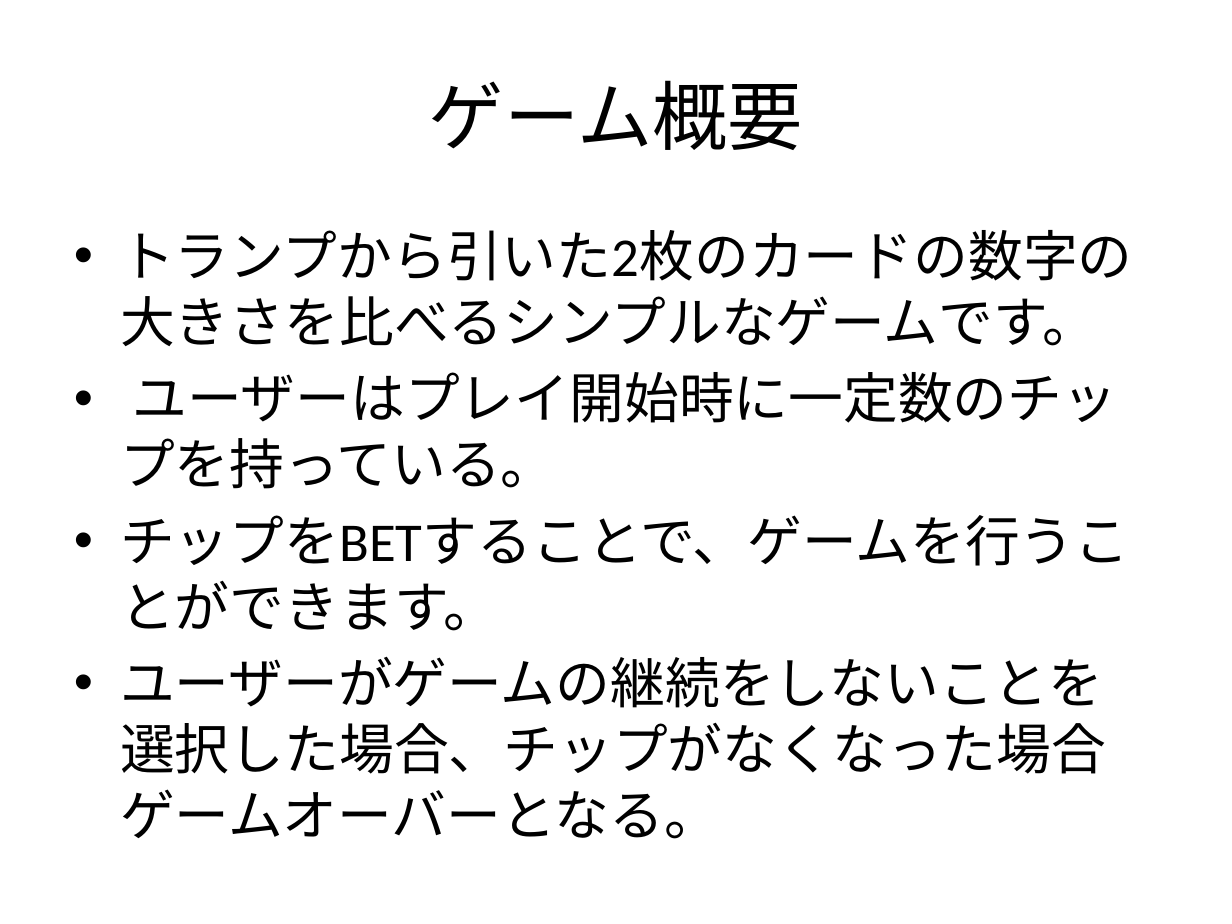
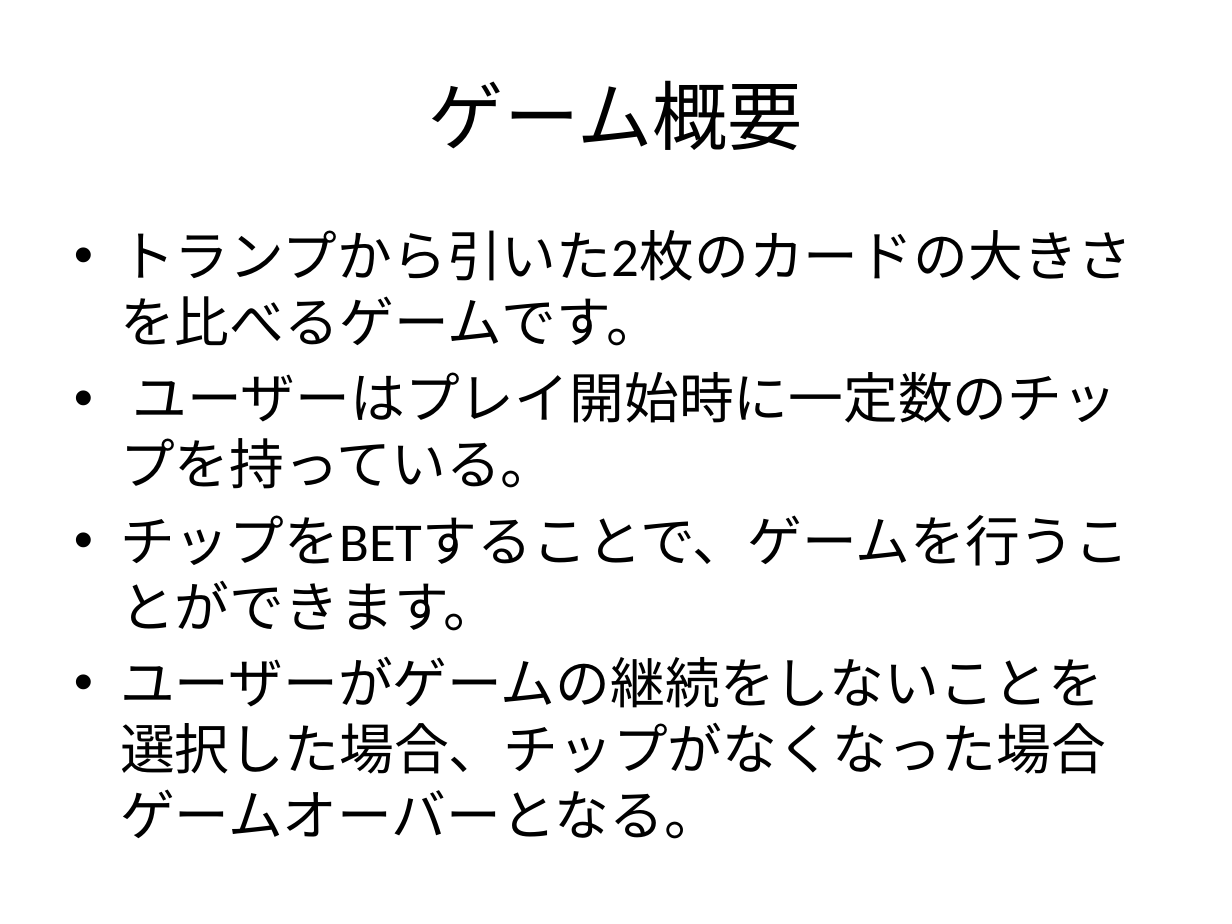
Before and after one commit to unokun/BigOrSmallM, a slide deck: slide 2 of docs/BigOrSmallゲーム設計.pptx. Drawn at 1232x924 pixels with LibreOffice and Linux fonts; fonts in the diff are those of the drawing. Boxes give left, top, right and bottom in pixels: in the first picture for what was removed or moved away, otherwise in the second. Text is boxed around its words. In the diff, an @@ line names an element or a change of style, - is before the commit and + after.

```diff
--- a/docs/BigOrSmallゲーム設計.pptx
+++ b/docs/BigOrSmallゲーム設計.pptx
@@ text at bbox=[120, 230, 1133, 346]: text changed @@
-• トランプから引いた2枚のカードの数字の大きさを比べるシンプルなゲームです。
+• トランプから引いた2枚のカードの大きさを比べるゲームです。
```
Also in this commit, not shown: 3 other slides changed, 3 slides added, 1 slide removed, 1 other file.
